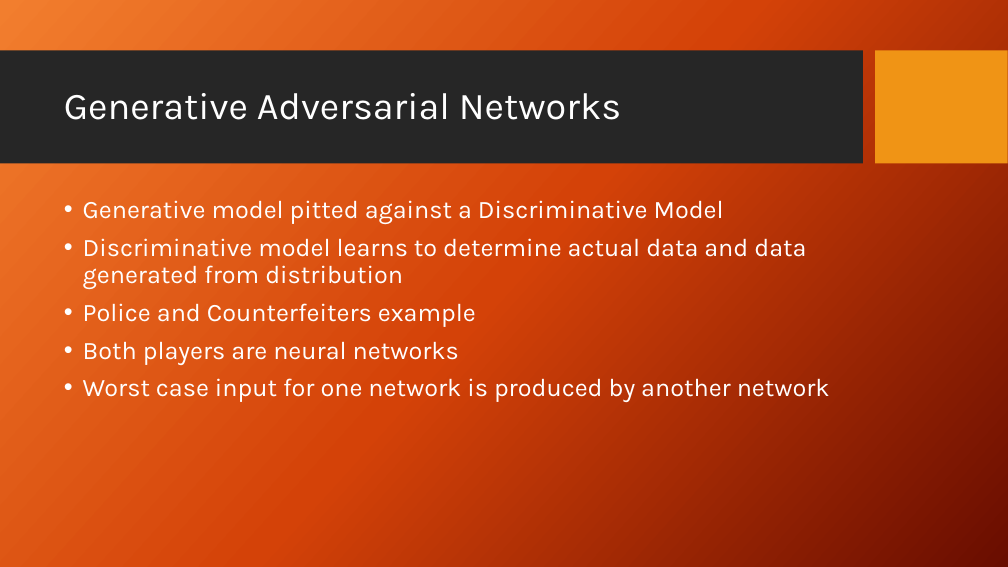
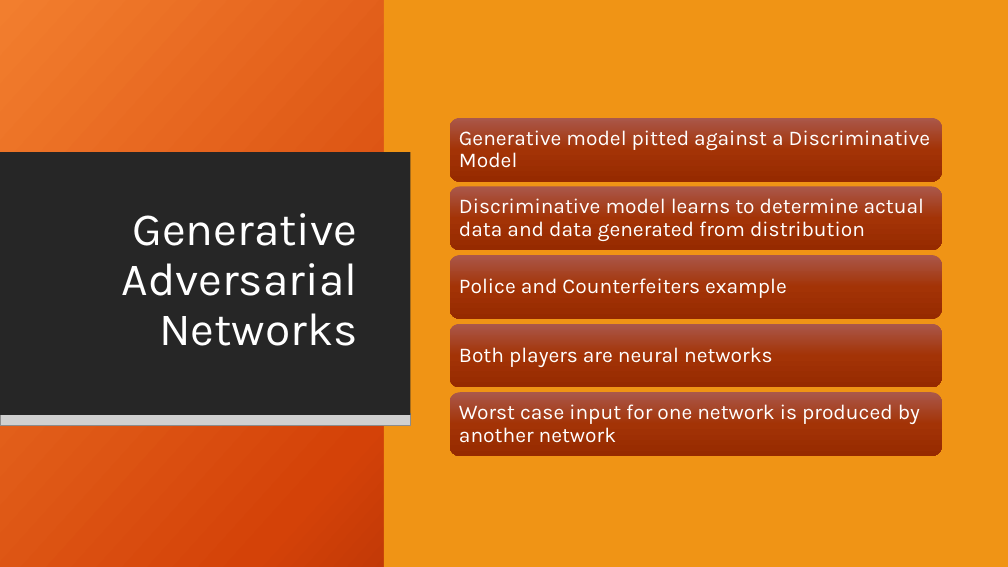
Before and after one commit to agx01/gans_presentation, a slide deck: slide 6 of GANs_Presentation.pptx (slide 5 before the commit). Drawn at 1008x567 pixels with LibreOffice and Linux fonts; fonts in the diff are those of the drawing; grey boxes stand for pictures; background and template pictures are left out. Boxes give left, top, right and bottom in pixels: in the first picture for what was removed or moved away, otherwise in the second. Text is boxed around its words. In the diff, an @@ line names an element or a change of style, - is before the commit and + after.

```diff
--- a/GANs_Presentation.pptx
+++ b/GANs_Presentation.pptx
@@ rectangle added at bbox=[0, 0, 1008, 567], fill gradient #F18031 to #D54209 to #6A0D00 @@
@@ rectangle added at bbox=[384, 0, 1008, 567], fill #F09415 @@
@@ rectangle added at bbox=[0, 152, 411, 415], fill #262626 @@
@@ title "Generative Adversarial Networks": place and size @@
-title "Generative Adversarial Networks" at bbox=[64, 93, 621, 120]
+title "Generative Adversarial Networks" at bbox=[122, 213, 358, 346]
@@ title "Generative Adversarial Networks" at bbox=[122, 213, 358, 346]: size 36 to 44 pt; alignment left to right @@
@@ text removed at bbox=[83, 200, 830, 402] @@
-• Generative model pitted against a Discriminative Model
-• Discriminative model learns to determine actual data and data generated from distribution
-• Police and Counterfeiters example
-• Both players are neural networks
-• Worst case input for one network is produced by another network
@@ picture added at bbox=[0, 414, 411, 426] @@
@@ group added at bbox=[450, 118, 942, 456]: 5 rounded rectangles, 5 texts @@
+Generative model pitted against a Discriminative Model
+Discriminative model learns to determine actual data and data generated from distribution
+Police and Counterfeiters example
+Both players are neural networks
+Worst case input for one network is produced by another network
```
Also in this commit, not shown: 6 other slides changed, 2 slides added.
